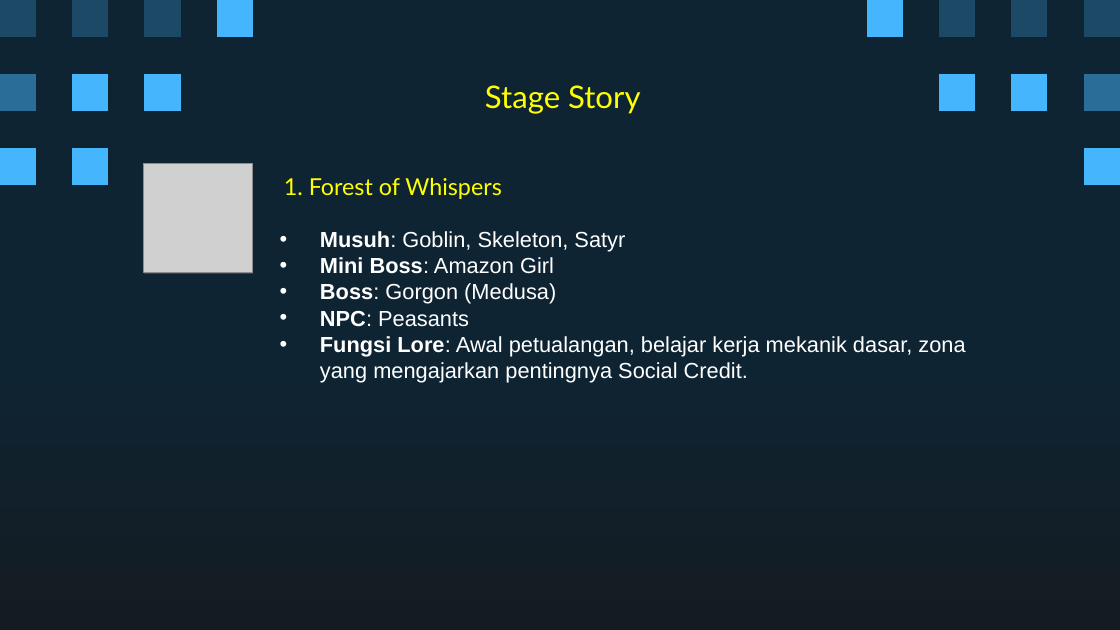
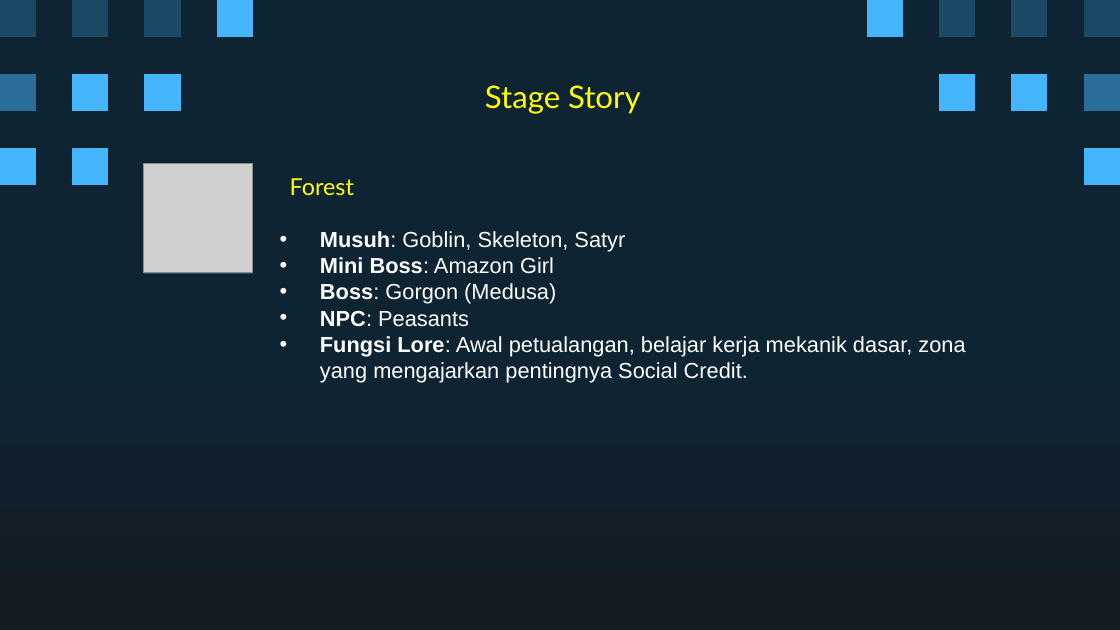
Before and after one commit to Ricardhad/gameProgProject, a slide deck: slide 10 of Super Pixel Vintage Gaming by Slidesgo.pptx. Drawn at 1120x630 pixels with LibreOffice and Linux fonts; fonts in the diff are those of the drawing; grey boxes stand for pictures. Boxes give left, top, right and bottom in pixels: in the first picture for what was removed or moved away, otherwise in the second. Text is boxed around its words. In the diff, an @@ line names an element or a change of style, - is before the commit and + after.

```diff
--- a/Super Pixel Vintage Gaming by Slidesgo.pptx
+++ b/Super Pixel Vintage Gaming by Slidesgo.pptx
@@ title at box(290, 178, 354, 195): text changed @@
-1. Forest of Whispers
+Forest
```
Also in this commit, not shown: 7 other slides changed, 2 slides added, 2 slides removed.
